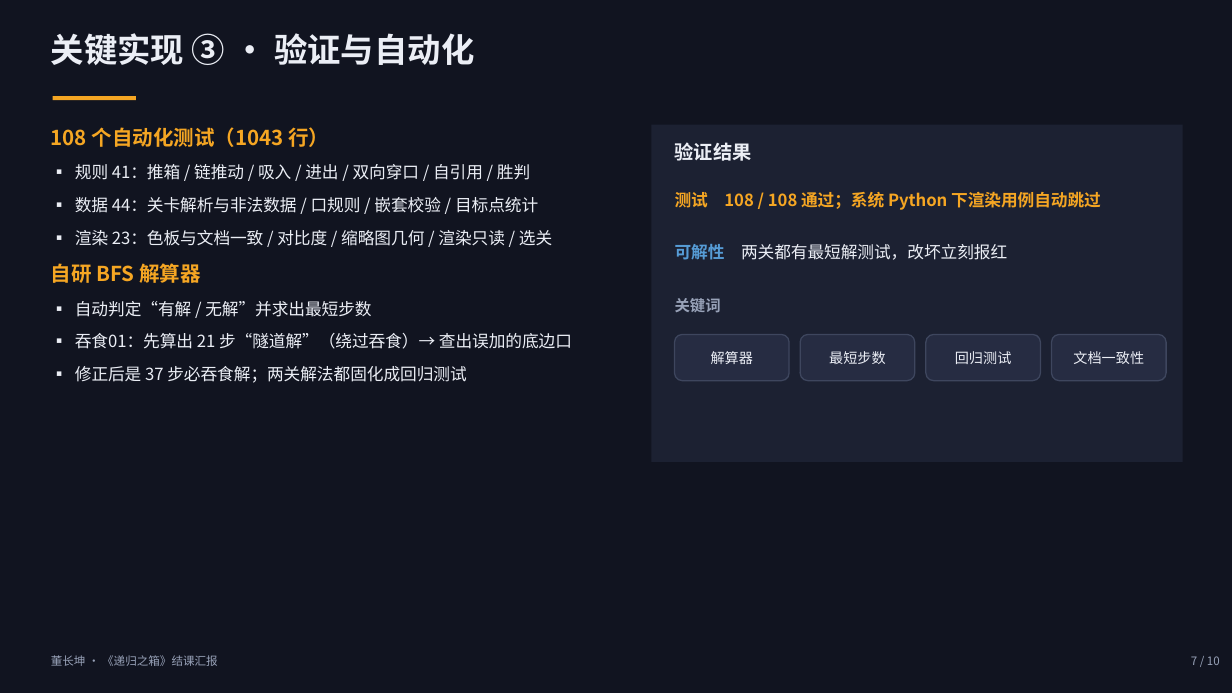
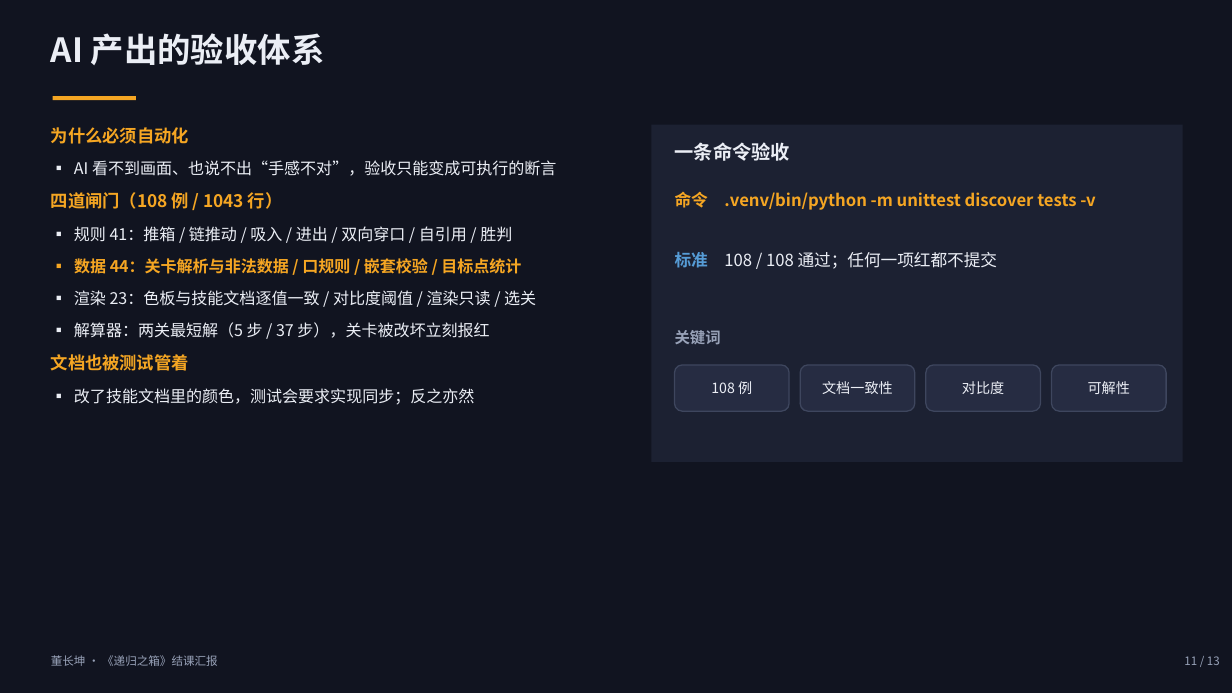
Before and after one commit to xxdw1017/parabox, a slide deck: slide 11 of 递归之箱_结课汇报_董长坤.pptx (slide 7 before the commit). Drawn at 1232x693 pixels with LibreOffice and Linux fonts; fonts in the diff are those of the drawing. Boxes give left, top, right and bottom in pixels: in the first picture for what was removed or moved away, otherwise in the second. Text is boxed around its words. In the diff, an @@ line names an element or a change of style, - is before the commit and + after.

Commit message:
docs: 结课汇报改为以 AI 协作与问题解决流程为主线
- 版式重排为 13 页：新增 AI 协作流程（第二张流程图 flow_ai.png）、
  AI 的四种失效模式与应对、问题解决流程总览（5 个真实问题表格）、
  三个问题解决案例（门模型 / 解算器定有解性 / 计数缺陷与流程事故）、
  AI 产出的验收体系；保留架构、关键算法流程图、目标达成、分工与演示
- 新增 screenshots/flow_ai.png：规则 → 实现 → 测试 → 验收 的闭环流程图
- AGENTS.md 目录树补上 screenshots 下三张图

```diff
--- a/递归之箱_结课汇报_董长坤.pptx
+++ b/递归之箱_结课汇报_董长坤.pptx
@@ text at (51,33,325,65): text changed @@
-关键实现 ③ · 验证与自动化
+AI 产出的验收体系
@@ text at (51,127,557,209): text changed; size 16 to 12.5 pt; text colour #F5A623 to #EBEEF5; bold off @@
-108 个自动化测试（1043 行）
+为什么必须自动化
+▪ AI 看不到画面、也说不出“手感不对”，验收只能变成可执行的断言
+四道闸门（108 例 / 1043 行）
@@ text at (675,142,790,161): text changed @@
-验证结果
+一条命令验收
@@ text at (675,192,1096,210): text changed @@
-测试 108 / 108 通过；系统 Python 下渲染用例自动跳过
+命令 .venv/bin/python -m unittest discover tests -v
@@ text at (74,226,521,277): size 13 to 12.5 pt in "▪ 规则 41：推箱 / 链推动 / 吸入 ...", "▪ 数据 44：关卡解析与非法数据 / 口规则 / 嵌套校验 ..."; text colour #EBEEF5 to #F5A623, bold on in "▪ 数据 44：关卡解析与非法数据 / 口规则 / 嵌套校验 ..." @@
@@ text at (675,252,998,269): text changed @@
-可解性 两关都有最短解测试，改坏立刻报红
+标准 108 / 108 通过；任何一项红都不提交
@@ text at (51,290,536,405): text changed; size 13 to 12.5 pt @@
-▪ 渲染 23：色板与文档一致 / 对比度 / 缩略图几何 / 渲染只读 / 选关
-自研 BFS 解算器
-▪ 自动判定“有解 / 无解”并求出最短步数
-▪ 吞食01：先算出 21 步“隧道解”（绕过吞食）→ 查出误加的底边口
-▪ 修正后是 37 步必吞食解；两关解法都固化成回归测试
+▪ 渲染 23：色板与技能文档逐值一致 / 对比度阈值 / 渲染只读 / 选关
+▪ 解算器：两关最短解（5 步 / 37 步），关卡被改坏立刻报红
+文档也被测试管着
+▪ 改了技能文档里的颜色，测试会要求实现同步；反之亦然
@@ text in rounded rectangle at (711,381,752,394): text changed @@
-解算器
+108 例
@@ text in rounded rectangle at (822,381,893,394): text changed @@
-最短步数
+文档一致性
@@ 4 rounded rectangles, 1 text: place and size @@
-4 rounded rectangles, 1 text at (675,298,1166,381)
+4 rounded rectangles, 1 text at (675,330,1166,411)
@@ text in rounded rectangle at (962,381,1004,394): text changed @@
-回归测试
+对比度
@@ text in rounded rectangle at (1088,381,1130,394): text changed @@
-文档一致性
+可解性
@@ text at (1184,656,1220,665): text changed @@
-7 / 10
+11 / 13
```
Also in this commit, not shown: 6 other slides changed, 5 slides added, 2 slides removed, 2 other files.
